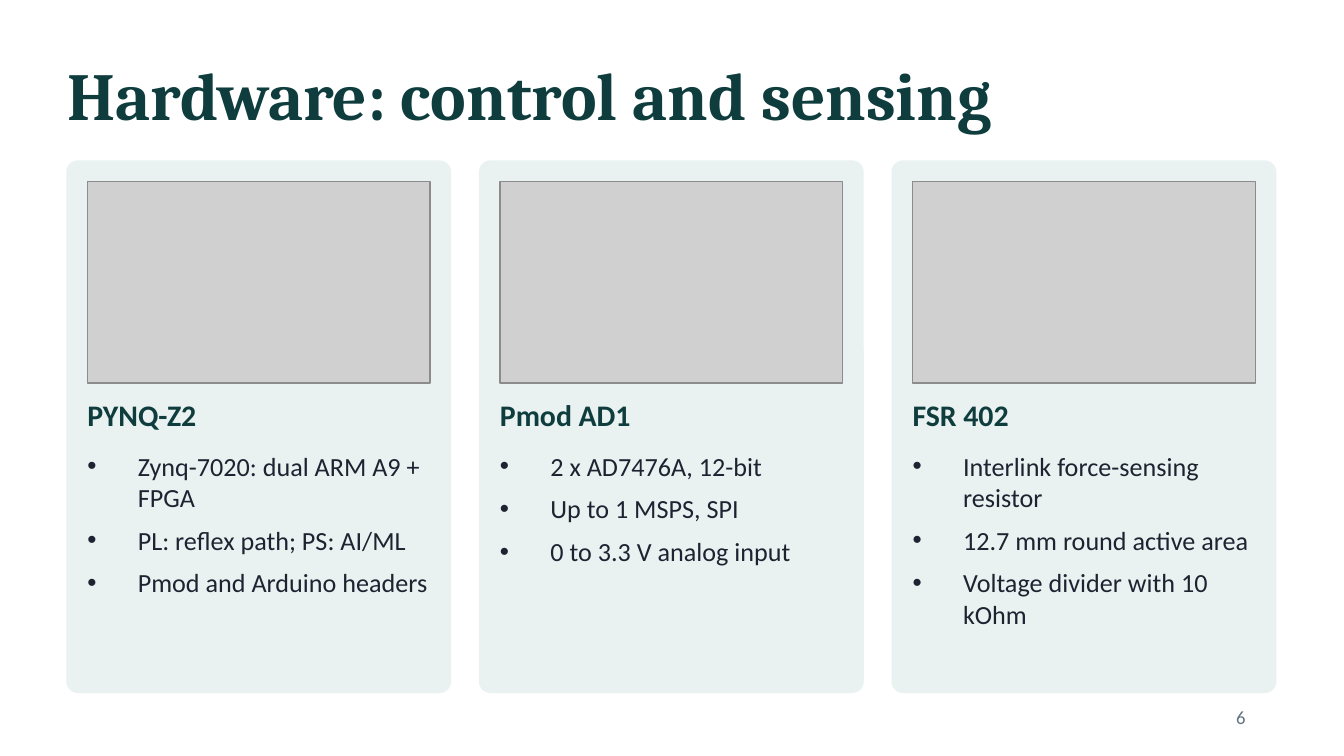
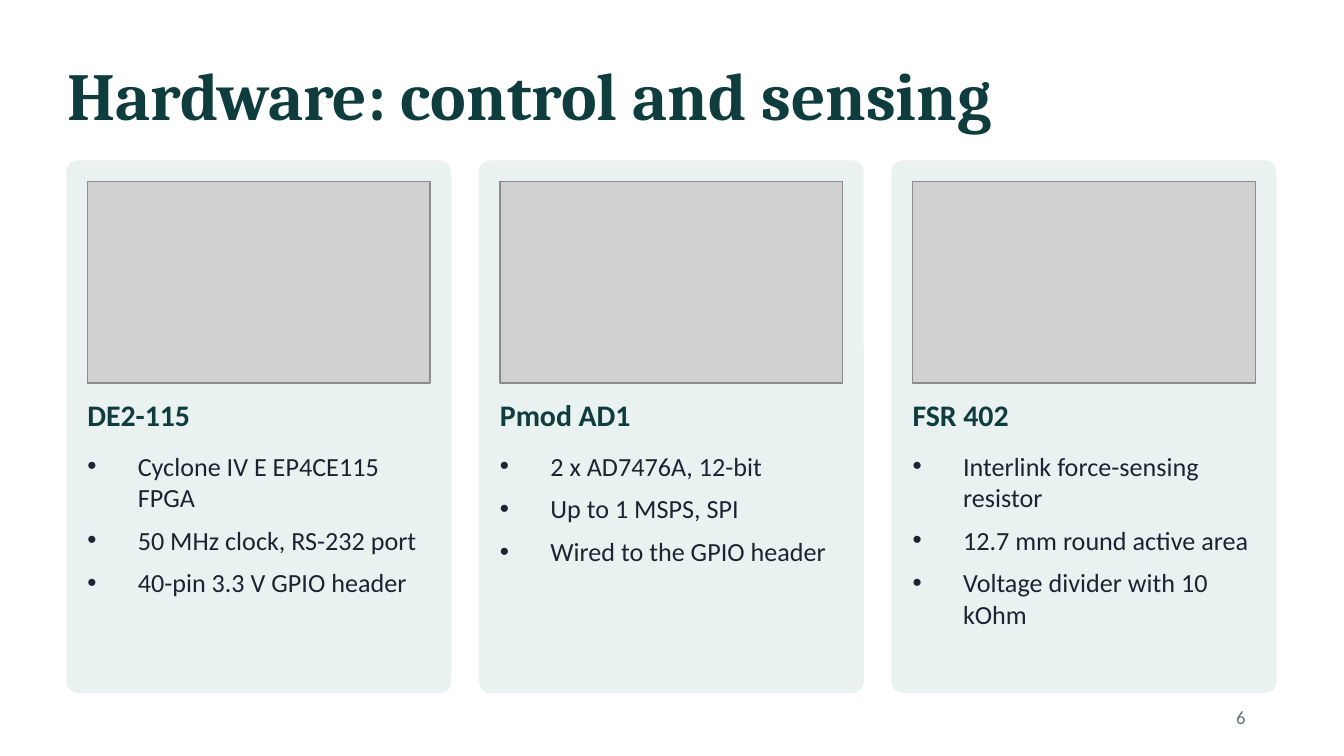
Before and after one commit to sanjiv283/tactile-reflex-system, a slide deck: slide 6 of docs/tactile_reflex_system.pptx. Drawn at 1344x756 pixels with LibreOffice and Linux fonts; fonts in the diff are those of the drawing; grey boxes stand for pictures. Boxes give left, top, right and bottom in pixels: in the first picture for what was removed or moved away, otherwise in the second. Text is boxed around its words. In the diff, an @@ line names an element or a change of style, - is before the commit and + after.

```diff
--- a/docs/tactile_reflex_system.pptx
+++ b/docs/tactile_reflex_system.pptx
@@ text at bbox=[87, 406, 190, 426]: text changed @@
-PYNQ-Z2
+DE2-115
@@ text at bbox=[138, 458, 416, 597]: text changed @@
-• Zynq-7020: dual ARM A9 + FPGA
-• PL: reflex path; PS: AI/ML
-• Pmod and Arduino headers
+• Cyclone IV E EP4CE115 FPGA
+• 50 MHz clock, RS-232 port
+• 40-pin 3.3 V GPIO header
@@ text at bbox=[550, 543, 826, 561]: text changed @@
-• 0 to 3.3 V analog input
+• Wired to the GPIO header
```
Also in this commit, not shown: 11 other slides changed, 49 other files.
